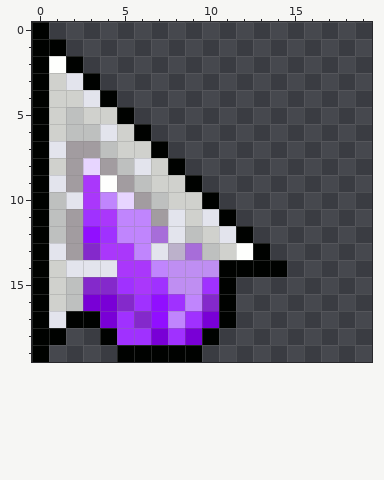
File history of a pixel-art sprite, res/pointer.png. Above is the file before it was changed.
The file is 20x20 pixels.
The result:
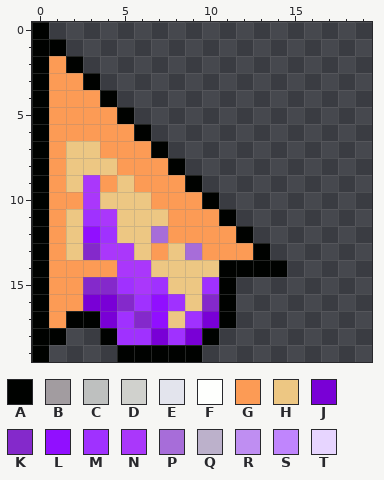
Palette (. is transparent): A #000200  B #a29ca0  C #bec0bf  D #d0d1cd  E #e3e4ed  F #fefffd  G #fc9b55  H #edc783  J #7900d6  K #8429cb  L #910fff  M #a031ff  N #aa37fb  P #a76dd9  Q #bcb1cb  R #bf8ef2  S #c085fd  T #e7d5ff
Message: as well as mouse pointer
What changed:
The author changed colour C to colour G in row 5 at x 2; in row 6 at x 2 to 3; in row 7 at x 4; in row 8 at x 5; in row 9 at x 6; in row 10 at x 1 and 7.
The author changed colour C to colour G in row 11 at x 1; in row 12 at x 1 and 9; in row 13 at x 10; in rows 15 to 16 at x 2.
The author changed colour D to colour G in row 3 at x 1; in row 4 at x 1 to 2; in row 5 at x 1 and 3 to 4; in row 6 at x 1 and 5; in row 7 at x 5 to 6; in row 8 at x 1 and 7.
The author changed colour D to colour G in row 9 at x 7 to 8; in row 10 at x 8 to 9; in row 11 at x 9; in row 12 at x 10; in row 13 at x 11; in rows 14 to 16 at x 1.
The author changed colour E to colour G in row 3 at x 2; in row 4 at x 3; in row 6 at x 4; in row 7 at x 1; in row 8 at x 6; in row 9 at x 1.
The author changed colour E to colour G in row 10 at x 2; in row 11 at x 8 and 10; in row 12 at x 8 and 11; in row 13 at x 1 and 7; in row 14 at x 2 to 4; in row 17 at x 1.
The author changed colour F to colour G in row 2 at x 1; in row 9 at x 4; in row 13 at x 12.
The author changed colour B to colour H in row 7 at x 2 to 3; in row 8 at x 2 and 4; in row 9 at x 2 and 5; in row 10 at x 6; in row 11 at x 2 and 7; in rows 12 to 13 at x 2.
The author changed colour Q to colour H in row 13 at x 8.
The author changed colour R to colour H in row 14 at x 8 to 10; in row 15 at x 8 to 9.
The author changed colour S to colour H in row 10 at x 4; in rows 11 to 12 at x 5 to 6; in row 13 at x 6; in row 14 at x 7; in row 16 at x 9; in row 17 at x 8.
The author changed colour T to colour H in row 8 at x 3; in row 10 at x 5.
